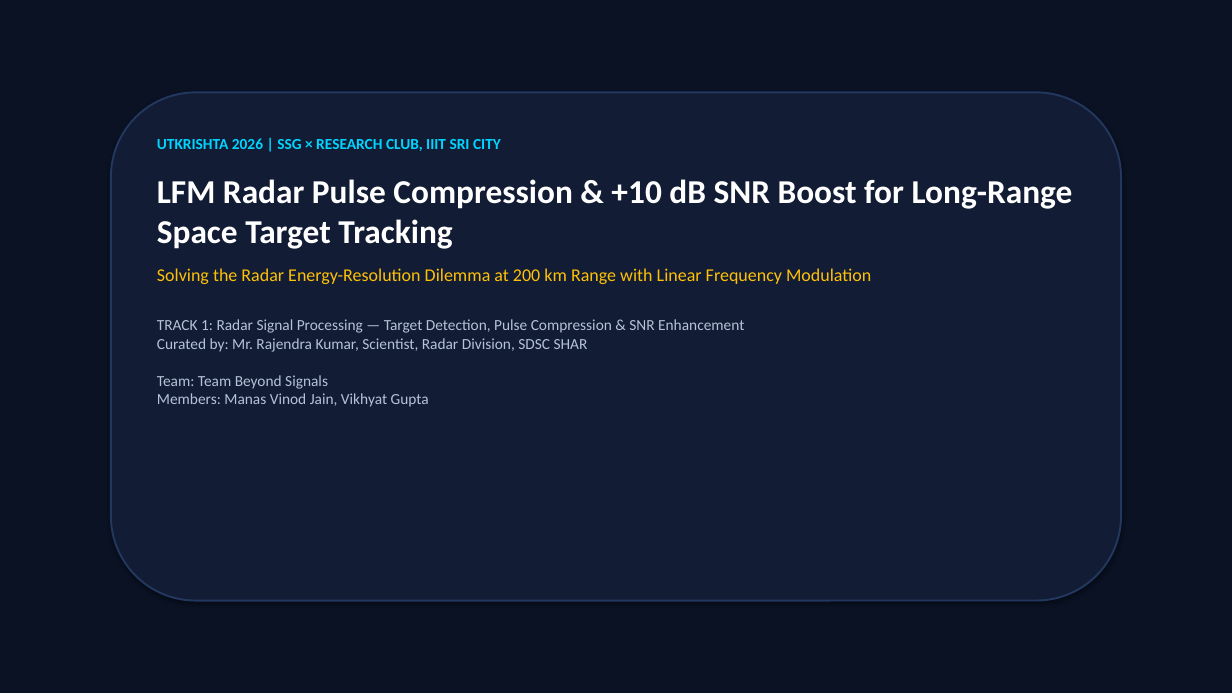
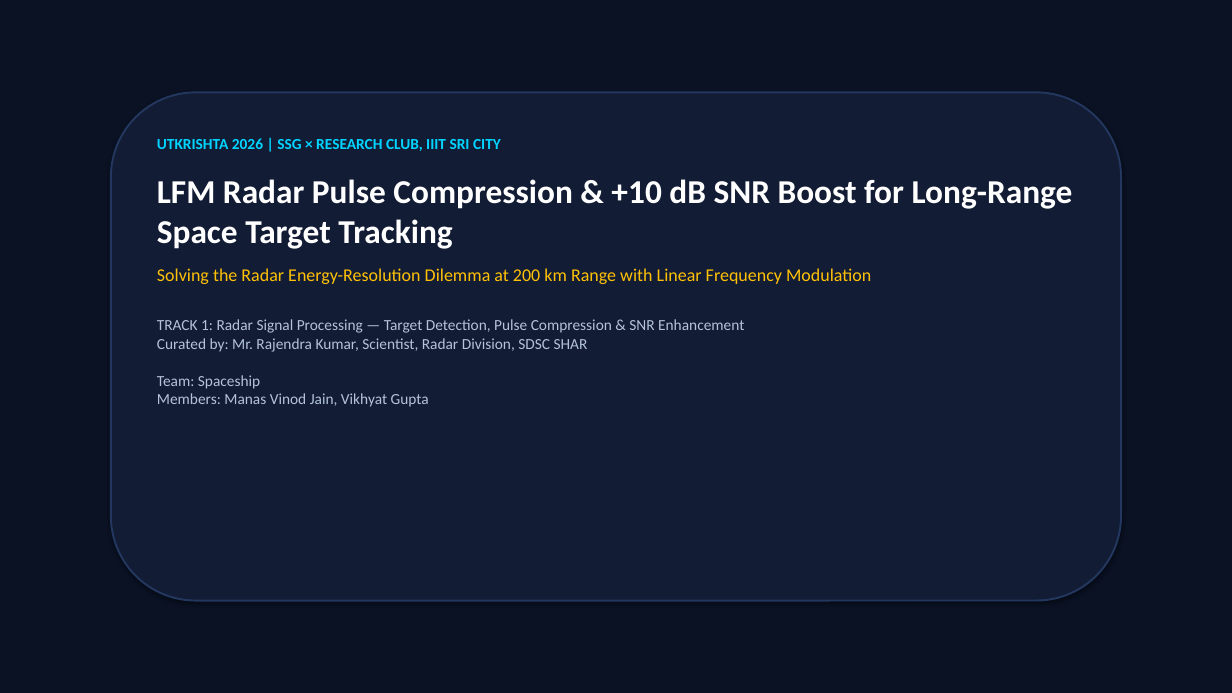
Before and after one commit to Manas-Jain-24/space-radar-pulse-compression, a slide deck: slide 1 of PITCH_DECK.pptx. Drawn at 1232x693 pixels with LibreOffice and Linux fonts; fonts in the diff are those of the drawing. Boxes give left, top, right and bottom in pixels: in the first picture for what was removed or moved away, otherwise in the second. Text is boxed around its words. In the diff, an @@ line names an element or a change of style, - is before the commit and + after.

Commit message:
Add Team Spaceship members to Track 1 deliverables

```diff
--- a/PITCH_DECK.pptx
+++ b/PITCH_DECK.pptx
@@ text at (157,319,744,407): text changed @@
-TRACK 1: Radar Signal Processing — Target Detection, Pulse Compression & SNR Enhancement
-Curated by: Mr. Rajendra Kumar, Scientist, Radar Division, SDSC SHAR
-Team: Team Beyond Signals
-Members: Manas Vinod Jain, Vikhyat Gupta
+TRACK 1: Radar Signal Processing — Target Detection, Pulse Compression & SNR Enhancement
+Curated by: Mr. Rajendra Kumar, Scientist, Radar Division, SDSC SHAR
+Team: Spaceship
+Members: Manas Vinod Jain, Vikhyat Gupta
```
Also in this commit, not shown: 10 other files.
